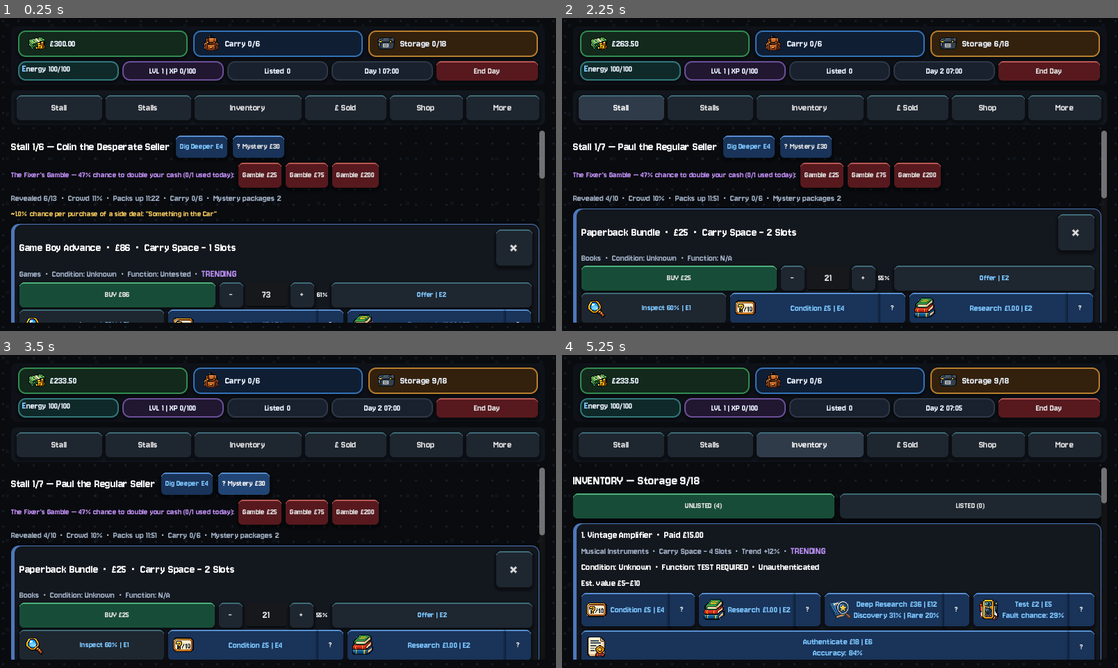
Above: before the commit, frames 1-4 (two rows, left to right).
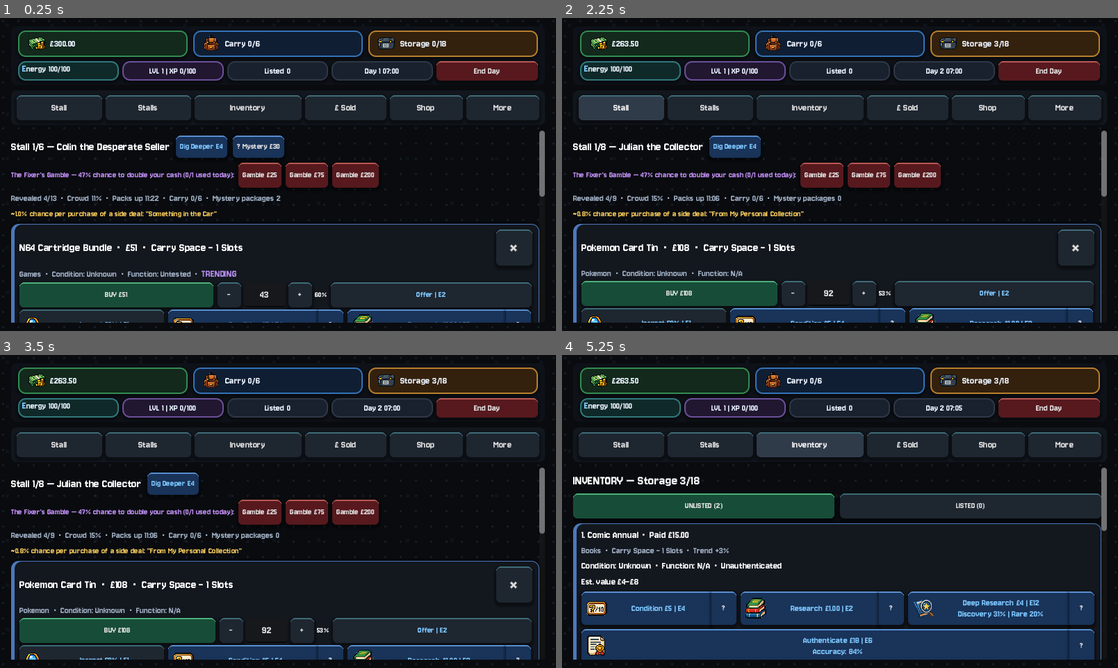
Above: after the commit, the same moments.

Repository: wmilburn1997-ai/car-boot-reseller
Game: Godot game, scene res://Main.tscn
Same seed, same stepped clock (60 frames per second), same inputs: the game is played once before the commit and once after it.
Inputs (mouse positions are in pixels of both pictures, inside the frame that each line leads up to):
- Up to frame 1 (0.25 s): no input
- Up to frame 2 (2.25 s): click "? Mystery £30" at 0.5 s; click "End Day" at 1.25 s; click "Stall" at 2 s
- Up to frame 3 (3.5 s): click (244, 483) at 2.75 s, where only the run before the commit has a clickable "? Mystery £30"
- Up to frame 4 (5.25 s): click "Stalls" at 3.5 s; click "Go | 5 min" at 4.25 s; click "Inventory" at 5 s

The runs differ from the first frame. In frame 1, 1.2% of the frame differs, in the area x 3-98%, y 50-93%; in frame 2, 13%; in frame 3, 13%, in the area x 2-98%, y 7-98%; in frame 4, 6.5%.

Commit message:
Add 12 new item families with genuine seasonal availability restrictions

Diff:
--- a/main.gd
+++ b/main.gd
@@ -118,7 +118,19 @@
 	{"name":"Patio Furniture Set","category":"Garden & Outdoor","value":[15,150],"ask":[12,130],"fake":0.00,"size":"large","testable":false,"specials":["Designer Set","Rare Material","Complete Set"]},
 	{"name":"Vintage Wheelbarrow","category":"Garden & Outdoor","value":[5,50],"ask":[4,40],"fake":0.00,"size":"large","testable":false,"specials":["Rare Maker","Original Paint","Working Order"]},
 	{"name":"Camping Stove","category":"Garden & Outdoor","value":[5,60],"ask":[4,50],"fake":0.00,"size":"medium","testable":true,"specials":["Rare Model","Unused Old Stock","Complete Kit"]},
-	{"name":"Fishing Rod Set","category":"Garden & Outdoor","value":[8,90],"ask":[6,75],"fake":0.01,"size":"medium","testable":false,"specials":["Pro Grade","Rare Maker","Complete Tackle"]}
+	{"name":"Fishing Rod Set","category":"Garden & Outdoor","value":[8,90],"ask":[6,75],"fake":0.01,"size":"medium","testable":false,"specials":["Pro Grade","Rare Maker","Complete Tackle"]},
+	{"name":"Christmas Decorations","category":"Home","value":[15,90],"ask":[10,75],"fake":0.04,"size":"small","testable":false,"season":"Winter","specials":["Antique Bauble Set","Hand-Blown Glass Set","Vintage Fairy Lights"]},
+	{"name":"Christmas Jumper","category":"Clothing","value":[10,70],"ask":[8,55],"fake":0.05,"size":"small","testable":false,"season":"Winter","specials":["Novelty Rare Print","Designer Collab","Autographed"]},
+	{"name":"Winter Coat","category":"Clothing","value":[20,140],"ask":[15,115],"fake":0.08,"size":"medium","testable":false,"season":"Winter","specials":["Vintage Designer Label","Rare Colourway","Deadstock Tags"]},
+	{"name":"Garden Furniture Set","category":"Garden & Outdoor","value":[30,180],"ask":[25,150],"fake":0.02,"size":"large","testable":false,"season":"Summer","specials":["Antique Wrought Iron","Rare Original Finish","Limited Edition Set"]},
+	{"name":"BBQ Set","category":"Garden & Outdoor","value":[20,120],"ask":[15,100],"fake":0.02,"size":"large","testable":false,"season":"Summer","specials":["Rare Vintage Model","Cast Iron Original","Collector's Edition"]},
+	{"name":"Paddling Pool","category":"Garden & Outdoor","value":[8,45],"ask":[5,38],"fake":0.01,"size":"medium","testable":false,"season":"Summer","specials":["Vintage Design Print","Sealed New Old Stock","Rare Pattern"]},
+	{"name":"Halloween Costume","category":"Clothing","value":[8,60],"ask":[5,48],"fake":0.03,"size":"small","testable":false,"season":"Autumn","specials":["Rare Movie Replica","Screen-Worn Style","Limited Run"]},
+	{"name":"Fireworks Display Box","category":"Collectables","value":[10,55],"ask":[8,45],"fake":0.02,"size":"small","testable":false,"season":"Autumn","specials":["Collector's Tin","Vintage Packaging","Rare Brand"]},
+	{"name":"Easter Decorations","category":"Home","value":[6,40],"ask":[4,32],"fake":0.02,"size":"small","testable":false,"season":"Spring","specials":["Hand-Painted Original","Vintage Ceramic","Rare Set"]},
+	{"name":"Antique Mirror","category":"Home","value":[25,160],"ask":[20,135],"fake":0.03,"size":"large","testable":false,"specials":["Gilt Frame Original","Bevelled Glass","Rare Maker's Mark"]},
+	{"name":"Leather Satchel","category":"Clothing","value":[15,110],"ask":[12,90],"fake":0.10,"size":"small","testable":false,"specials":["Vintage Leather Original","Designer Label","Rare Hardware"]},
+	{"name":"Board Game Collection","category":"Games","value":[10,95],"ask":[8,80],"fake":0.02,"size":"medium","testable":false,"specials":["Rare Out-of-Print Title","Complete Original Set","Sealed Copy"]}
 ]
 
 var rarity_table = [
@@ -1773,10 +1785,18 @@
 
 func generate_item(seller):
 	var profile = seller_profiles[seller]
+	var current_season = get_season_name()
 	var candidates = []
 	for family in item_families:
 		if family["category"] in profile["categories"]:
+			if family.has("season") and family["season"] != current_season:
+				continue
 			candidates.append(family)
+	if candidates.size() == 0:
+		candidates = []
+		for family in item_families:
+			if not family.has("season") or family["season"] == current_season:
+				candidates.append(family)
 	if candidates.size() == 0:
 		candidates = item_families
 	var base = candidates[rng.randi_range(0, candidates.size() - 1)].duplicate(true)
@@ -4115,6 +4135,11 @@
 	show_shop()
 
 var patch_notes = [
+	{"version": "v50", "notes": [
+		"Added 12 new item families (84 total, up from 72): 9 are seasonal (Christmas Decorations/Jumper, Winter Coat in Winter; Garden Furniture, BBQ Set, Paddling Pool in Summer; Halloween Costume, Fireworks Display Box in Autumn; Easter Decorations in Spring), 3 are year-round (Antique Mirror, Leather Satchel, Board Game Collection)",
+		"Seasons now actually restrict availability, not just pricing — seasonal items only appear during their matching season, at any seller who stocks that category. This applies everywhere items are generated: stalls, Mystery Packages, and side deal special offers",
+		"Collection Log automatically scales to the new total (84 families x 5 rarity tiers = 420 possible discoveries) since it reads the item list dynamically rather than a hardcoded count",
+	]},
 	{"version": "v49", "notes": [
 		"Cross-system audit pass: checked skill/level/challenge interactions across the whole game",
 		"Fixed: Deep Pockets' +25% Deep Research odds bonus wasn't reflected in either odds preview (stall page's Researched box, Inventory's Deep Research button) — the real roll already included it, but players with the skill saw a lower percentage than they actually got",
Not shown, changed: docs/index.html
Not shown, changed: docs/index.pck
